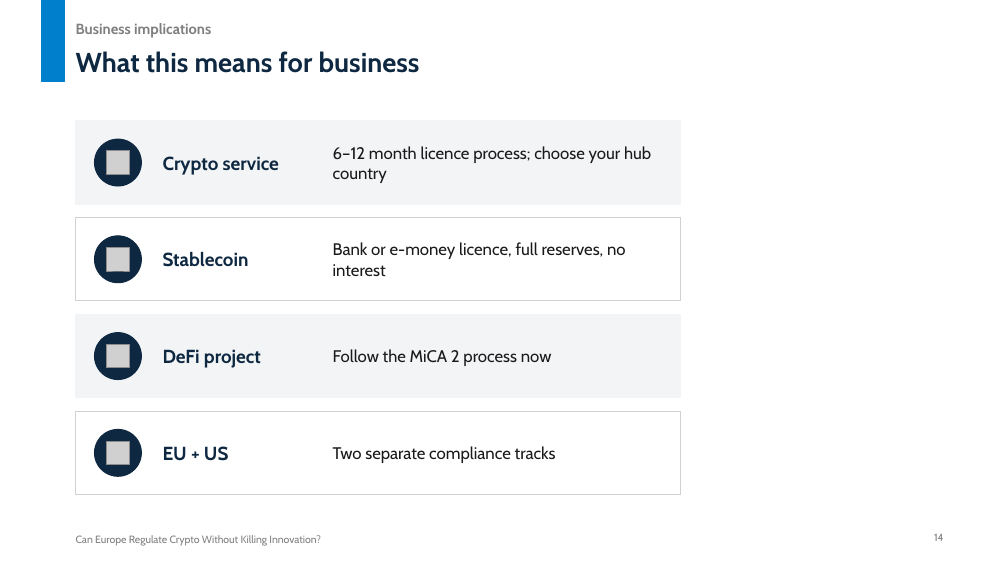
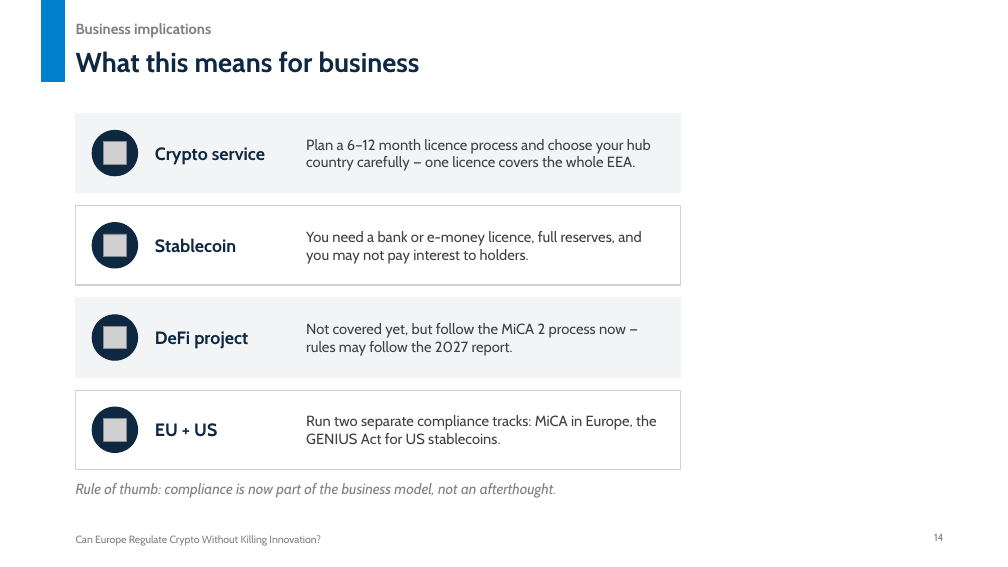
Before and after one commit to untitl333d/-frontend-slides, a slide deck: slide 14 of presentations/mica-seminar/MiCA_Crypto_Regulation_Seminar.pptx. Drawn at 1008x567 pixels with LibreOffice and Linux fonts; fonts in the diff are those of the drawing; grey boxes stand for pictures. Boxes give left, top, right and bottom in pixels: in the first picture for what was removed or moved away, otherwise in the second. Text is boxed around its words. In the diff, an @@ line names an element or a change of style, - is before the commit and + after.

```diff
--- a/presentations/mica-seminar/MiCA_Crypto_Regulation_Seminar.pptx
+++ b/presentations/mica-seminar/MiCA_Crypto_Regulation_Seminar.pptx
@@ rectangle: place and size @@
-rectangle at [76, 121, 681, 204]
+rectangle at [76, 113, 681, 193]
@@ ellipse: place and size @@
-ellipse at [95, 139, 141, 186]
+ellipse at [92, 131, 138, 176]
@@ picture: place and size @@
-picture at [107, 151, 130, 175]
+picture at [104, 142, 126, 165]
@@ text "Crypto service": place and size @@
-text "Crypto service" at [163, 156, 279, 175]
+text "Crypto service" at [155, 147, 265, 165]
@@ text at [306, 139, 651, 171]: text changed; size 16 to 14 pt; text colour #1A1A1A to #404040 @@
-6–12 month licence process; choose your hub country
+Plan a 6–12 month licence process and choose your hub country carefully — one licence covers the whole EEA.
@@ rectangle: place and size @@
-rectangle at [76, 218, 681, 301]
+rectangle at [76, 206, 681, 285]
@@ 2 pictures, 1 ellipse: place and size @@
-2 pictures, 1 ellipse at [95, 236, 141, 368]
+2 pictures, 1 ellipse at [92, 222, 138, 349]
@@ text "Stablecoin": place and size @@
-text "Stablecoin" at [163, 251, 249, 267]
+text "Stablecoin" at [155, 238, 236, 253]
@@ text at [306, 231, 641, 264]: text changed; size 16 to 14 pt; text colour #1A1A1A to #404040 @@
-Bank or e-money licence, full reserves, no interest
+You need a bank or e-money licence, full reserves, and you may not pay interest to holders.
@@ rectangle: place and size @@
-rectangle at [76, 315, 681, 398]
+rectangle at [76, 298, 681, 377]
@@ ellipse: place and size @@
-ellipse at [95, 333, 141, 380]
+ellipse at [92, 315, 138, 361]
@@ text "DeFi project": place and size @@
-text "DeFi project" at [163, 349, 261, 368]
+text "DeFi project" at [155, 331, 248, 349]
@@ text at [306, 323, 626, 356]: text changed; size 16 to 14 pt; text colour #1A1A1A to #404040 @@
-Follow the MiCA 2 process now
+Not covered yet, but follow the MiCA 2 process now — rules may follow the 2027 report.
@@ rectangle: place and size @@
-rectangle at [76, 411, 681, 495]
+rectangle at [76, 390, 681, 470]
@@ ellipse: place and size @@
-ellipse at [95, 430, 141, 476]
+ellipse at [92, 407, 138, 452]
@@ picture: place and size @@
-picture at [107, 441, 130, 464]
+picture at [104, 419, 126, 442]
@@ size 18 to 17 pt in 4 elements at [155, 147, 265, 165], [155, 238, 236, 253], [155, 331, 248, 349], [155, 423, 217, 437] @@
@@ text "EU + US": place and size @@
-text "EU + US" at [163, 446, 229, 461]
+text "EU + US" at [155, 423, 217, 437]
@@ text at [306, 415, 656, 444]: text changed; size 16 to 14 pt; text colour #1A1A1A to #404040 @@
-Two separate compliance tracks
+Run two separate compliance tracks: MiCA in Europe, the GENIUS Act for US stablecoins.
@@ text added at [76, 483, 556, 498], 14 pt, text #7F7F7F, italic @@
+Rule of thumb: compliance is now part of the business model, not an afterthought.
```
Also in this commit, not shown: 13 other slides changed, 1 other file.
